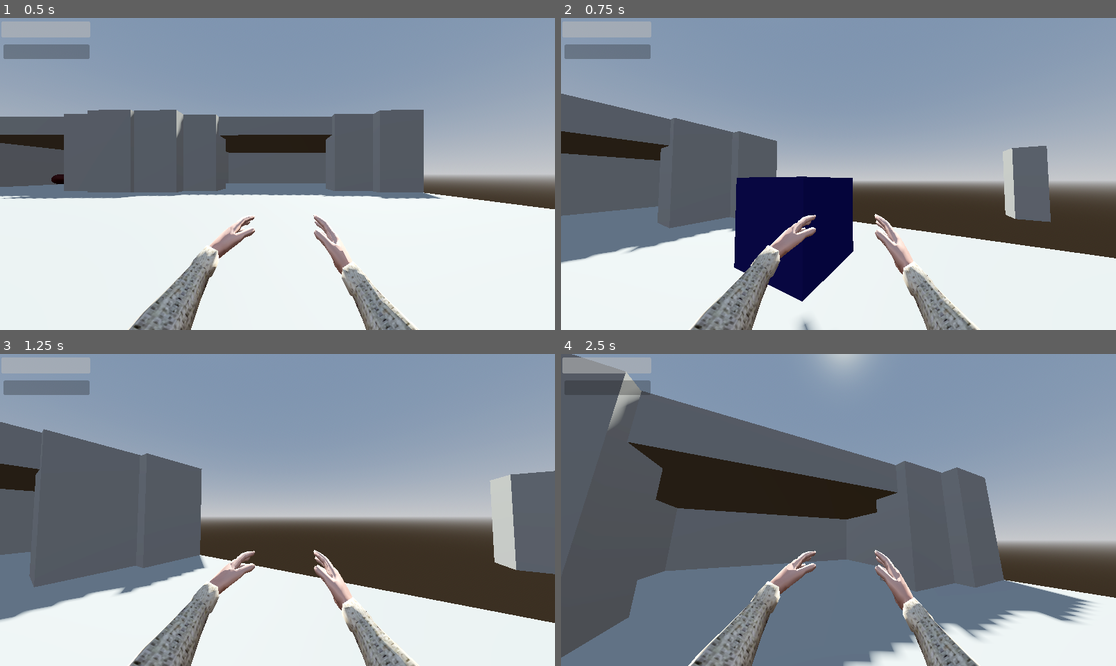
Above: before the commit, frames 1-4 (two rows, left to right).
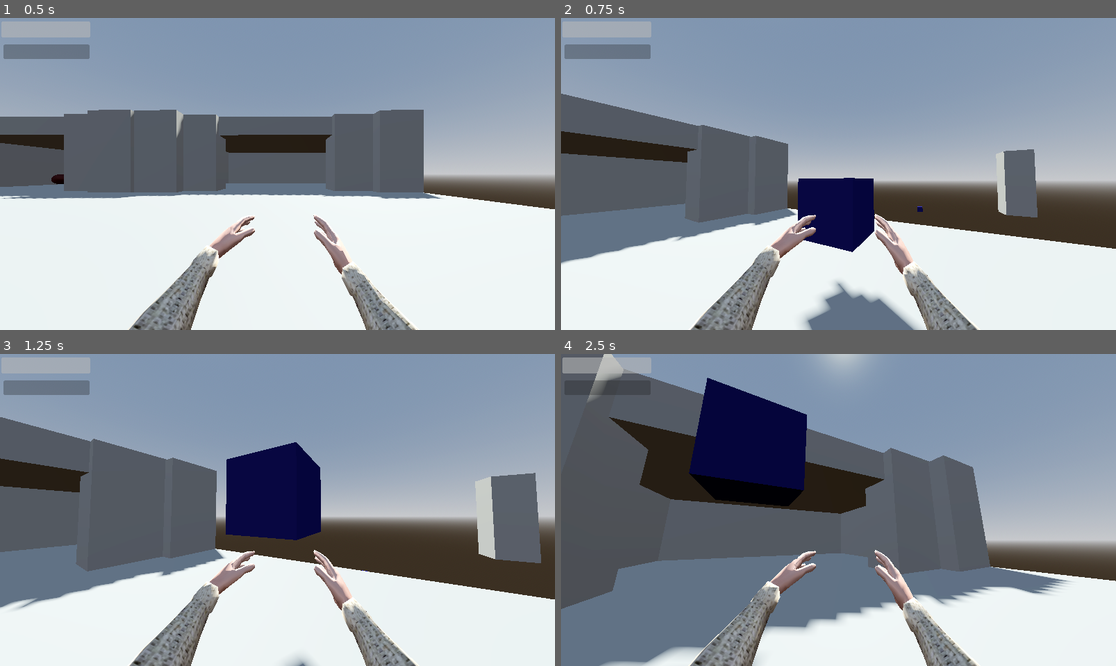
Above: after the commit, the same moments.

Repository: lungcollapser/record
Game: Godot game, scene res://scenes/world.tscn
Two runs of this game, one before a commit and one after it. Both use one fixed random seed, a clock stepped at 60 frames per second and the inputs below.
Inputs (mouse positions are in pixels of both pictures, inside the frame that each line leads up to):
- Up to frame 1 (0.5 s): no input
- Up to frame 2 (0.75 s): tap Enter (ui_accept) at 0.5 s; move the mouse to (866, 174) at 0.52 s; hold W (forward) from 0.53 s (still down); tap T (dropreceptacle) at 0.6 s
- Up to frame 3 (1.25 s): keep holding W (forward); tap Enter (ui_accept) at 0.77 s; tap E (interact) at 0.8 s
- Up to frame 4 (2.5 s): keep holding W (forward); move the mouse to (810, 510) at 1.27 s; tap E (interact) at 1.35 s; tap Enter (ui_accept) at 1.52 s; tap R (stow) at 1.55, 2.1 s; move the mouse to (849, 503) at 2.02 s; tap T (dropreceptacle) at 2.3 s

Frame 1 is identical in both runs. In frame 2, 11% of the frame differs, in the area x 0-100%, y 24-100%; in frame 3, 15%; in frame 4, 25%, in the area x 0-100%, y 0-100%.

Commit message:
goofy goober shit

Diff:
--- a/scenes/human_receptacle.tscn
+++ b/scenes/human_receptacle.tscn
@@ -14,7 +14,7 @@
 [sub_resource type="ConvexPolygonShape3D" id="ConvexPolygonShape3D_516cr"]
 points = PackedVector3Array(-0.5, -0.5, -0.5, 0.5, 0.5, 0.5, 0.5, -0.5, 0.5, 0.5, 0.5, -0.5, -0.5, 0.5, 0.5, 0.5, -0.5, -0.5, -0.5, -0.5, 0.5, -0.5, 0.5, -0.5)
 
-[node name="HumanReceptacle" type="RigidBody3D" groups=["Bussin", "stow"]]
+[node name="HumanReceptacle" type="RigidBody3D" groups=["stow"]]
 disable_mode = 1
 mass = 1.5
 physics_material_override = SubResource("PhysicsMaterial_k8dcf")
--- a/scenes/world.tscn
+++ b/scenes/world.tscn
@@ -1,7 +1,8 @@
-[gd_scene load_steps=8 format=3 uid="uid://73a8pjvvssy8"]
+[gd_scene load_steps=9 format=3 uid="uid://73a8pjvvssy8"]
 
 [ext_resource type="PackedScene" uid="uid://diuvg68njxngr" path="res://scenes/player.tscn" id="2_2w5k3"]
 [ext_resource type="PackedScene" uid="uid://cfqnnebvepiiw" path="res://scenes/dead_body.tscn" id="2_cjb3p"]
+[ext_resource type="PackedScene" uid="uid://jyrhlvipedil" path="res://scenes/human_receptacle.tscn" id="4_rtglp"]
 [ext_resource type="PackedScene" uid="uid://cin7xys5d5odj" path="res://scenes/enemy.tscn" id="5_nv0q6"]
 
 [sub_resource type="ProceduralSkyMaterial" id="ProceduralSkyMaterial_mekea"]
@@ -39,6 +40,8 @@
 [node name="Enemy" parent="." instance=ExtResource("5_nv0q6")]
 transform = Transform3D(1, 0, 0, 0, 1, 0, 0, 0, 1, -62.7989, 0.654708, -1.2927)
 
+[node name="HumanReceptacle" parent="." instance=ExtResource("4_rtglp")]
+
 [node name="Player" parent="." instance=ExtResource("2_2w5k3")]
 transform = Transform3D(1, 0, 0, 0, 1, 0, 0, 0, 1, -32.2594, 1.96219, 1.10493)
 
--- a/scripts/enemy.gd
+++ b/scripts/enemy.gd
@@ -1,8 +1,9 @@
 extends CharacterBody3D
 
 
+
 const ENEMY_SPEED = 0.06
-var enemy_health = 10
+var enemy_health = clamp(10, 0, 10)
 var player
 var player_area
 var target
--- a/scripts/human_recepticle.gd
+++ b/scripts/human_recepticle.gd
@@ -1,8 +1,33 @@
 extends RigidBody3D
 
 @onready var collision = $HumanReceptacleShape
+@onready var human_receptacle  = preload("res://scenes/human_receptacle.tscn").instantiate()
+var player_hold
+var player_pick_up
+var receptacle_amount = 1
+
+
+func _ready() -> void:
+	player_hold = get_tree().get_nodes_in_group("hold")[0]
+	player_pick_up = get_tree().get_nodes_in_group("pickup")[0]
 
 func _on_body_shape_entered(_body_rid: RID, body: Node, _body_shape_index: int, _local_shape_index: int):
 	if body.is_in_group("Bussin"):
 		body.queue_free()
 		BloodBar.value += 10
+
+func _physics_process(delta: float) -> void:
+	var receptacle_collider = player_pick_up.get_collider()
+	if Input.is_action_just_pressed("dropreceptacle") and receptacle_amount == 1:
+		receptacle_amount -= 1
+		get_parent().add_child(human_receptacle)
+		human_receptacle.global_position = player_hold.global_position
+
+
+	if Input.is_action_just_pressed("stow") and receptacle_collider != null and receptacle_collider.is_in_group("stow"):
+		receptacle_amount += 1
+
+		human_receptacle.visible = false
+	if Input.is_action_just_pressed("dropreceptacle"):
+
+		human_receptacle.visible = true
--- a/scripts/playerbody.gd
+++ b/scripts/playerbody.gd
@@ -13,7 +13,6 @@
 const SENSITIVTY = 0.01
 var picked_up_object
 var pull_power = 6
-var receptacle_amount = 1
 var dead_body_check = null
 
 # Headbob variables
@@ -30,7 +29,6 @@
 @onready var player_shape = $PlayerShape
 @onready var fps_arms = $Head/Camera3D/fps_character/fpsarmsarea/fpsarmsshape
 @onready var dead_body_parts = preload("res://scenes/dead_body_parts.tscn").instantiate()
-@onready var human_receptacle = preload("res://scenes/human_receptacle.tscn").instantiate()
 
 
 func _ready():
@@ -46,8 +44,7 @@
 	var collider = pick_up.get_collider()
 	if collider != null and collider is RigidBody3D:
 		picked_up_object = collider
-	if collider == human_receptacle:
-		picked_up_object = null
+
 
 func drop_object():
 	if picked_up_object != null:
@@ -56,20 +53,7 @@
 
 func _physics_process(delta: float):
 
-	var receptacle_collider = pick_up.get_collider()
-	if Input.is_action_just_pressed("dropreceptacle") and receptacle_amount == 1:
-		receptacle_amount -= 1
-		get_parent().add_child(human_receptacle)
-		human_receptacle.global_position = hold.global_position
 
-
-	if Input.is_action_just_pressed("stow") and receptacle_collider != null and receptacle_collider.is_in_group("stow"):
-		receptacle_amount += 1
-		human_receptacle.set_collision_mask(2)
-		human_receptacle.visible = false
-	if Input.is_action_just_pressed("dropreceptacle"):
-		human_receptacle.set_collision_mask(1)
-		human_receptacle.visible = true
 	#FIX THIS TOMORROW. NOT SPAWNING MULTIPLE DEAD BODY PARTS SCENES, AND FUCKING UP
 	var dismember_collider = pick_up.get_collider()
 	if Input.is_action_just_pressed("attack") and dismember_collider != null and dismember_collider.is_in_group("Dismember"):
@@ -93,8 +77,6 @@
 		elif picked_up_object != null:
 			drop_object()
 
-	if picked_up_object == human_receptacle:
-		pull_power = 2
 	if picked_up_object == dead_body_parts:
 		pull_power = 5
 
